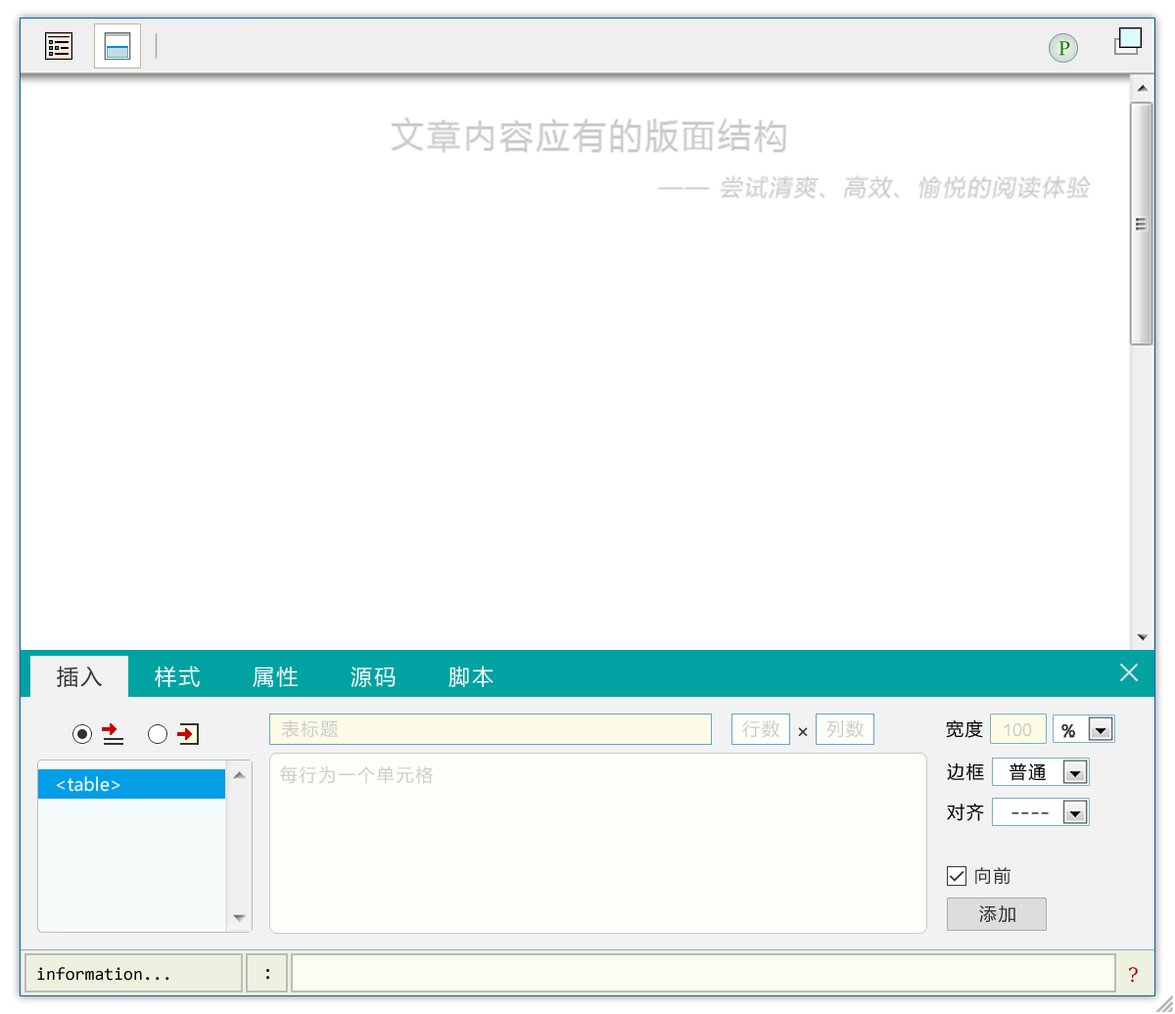
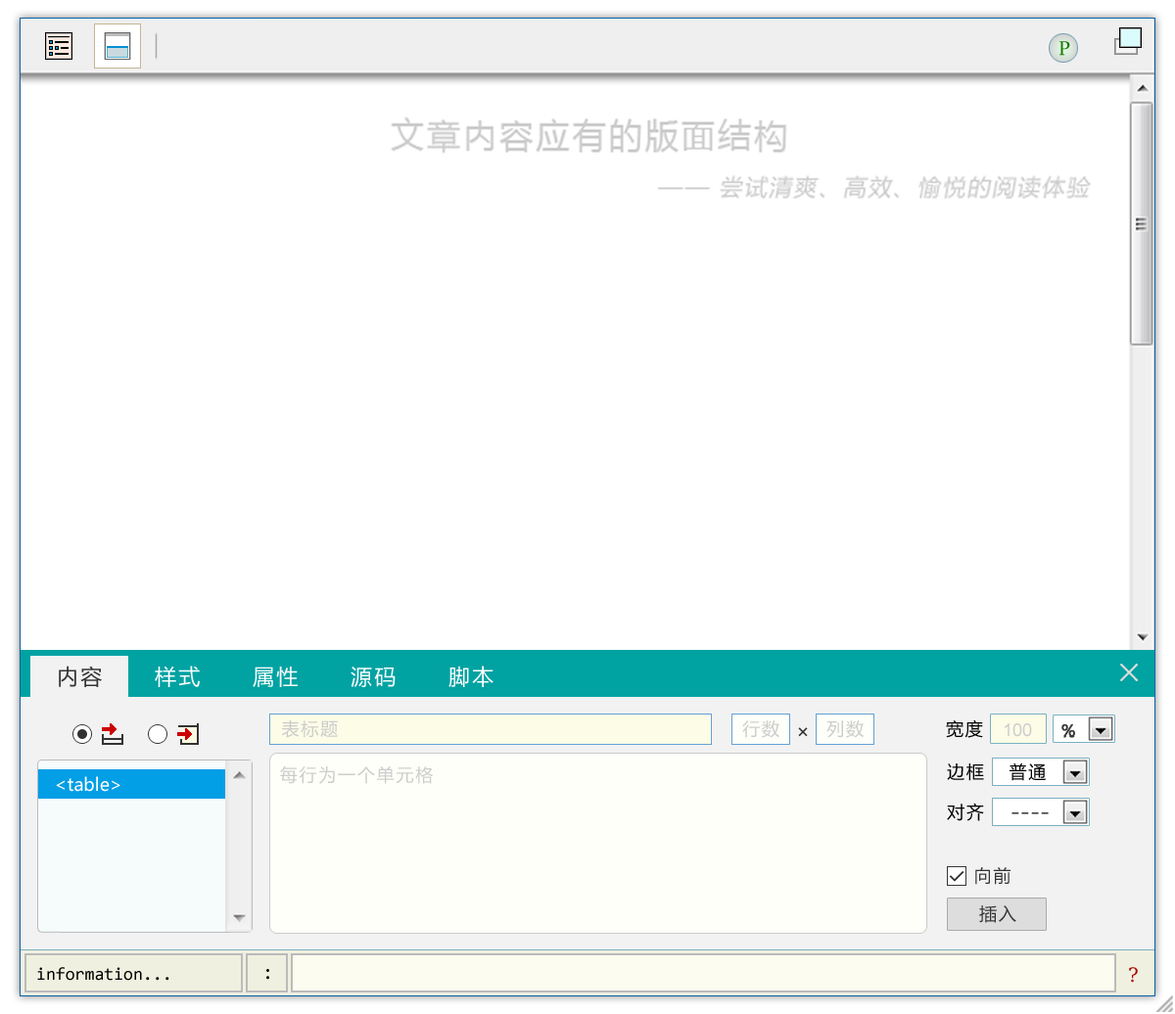
The second 1175×1014 image is a revision of the first. Changes to its layers:
renamed "插入" to "内容", painted on it over [56, 665, 102, 688]
painted on "颜色填充 31 副本" over [101, 734, 124, 745]
painted on "颜色填充 34" over [178, 723, 197, 744]
painted on "颜色填充 35" over [180, 724, 197, 726]
renamed "添加" to "插入", painted on it over [978, 905, 1017, 924]
